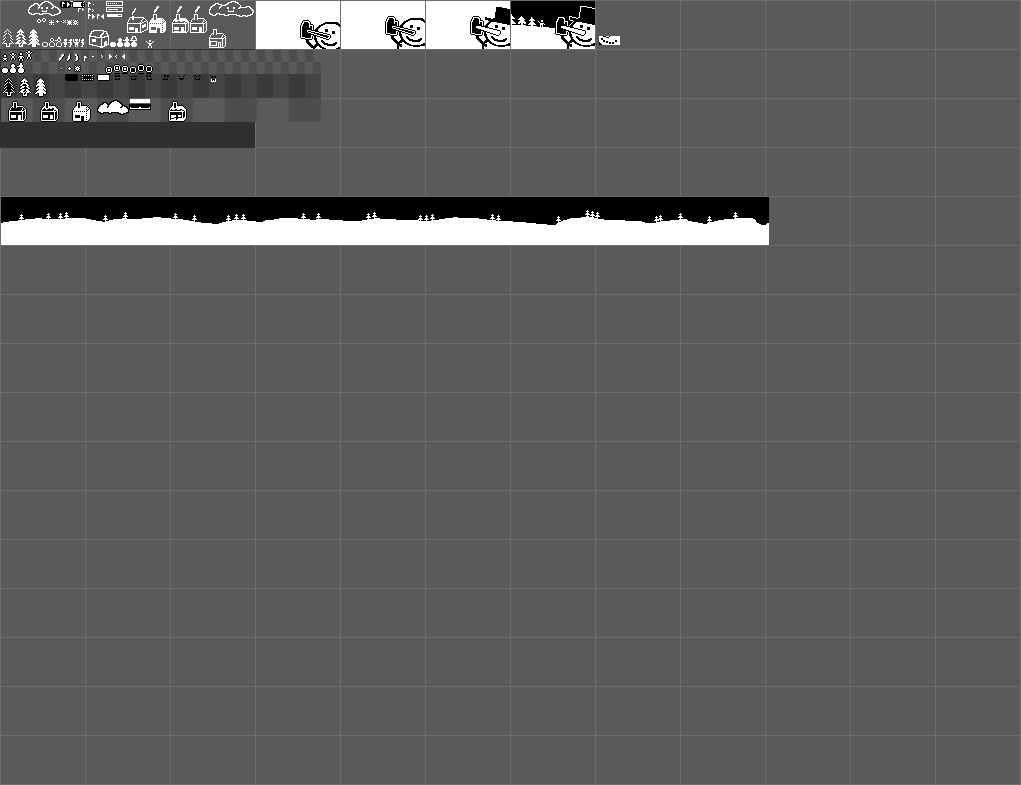
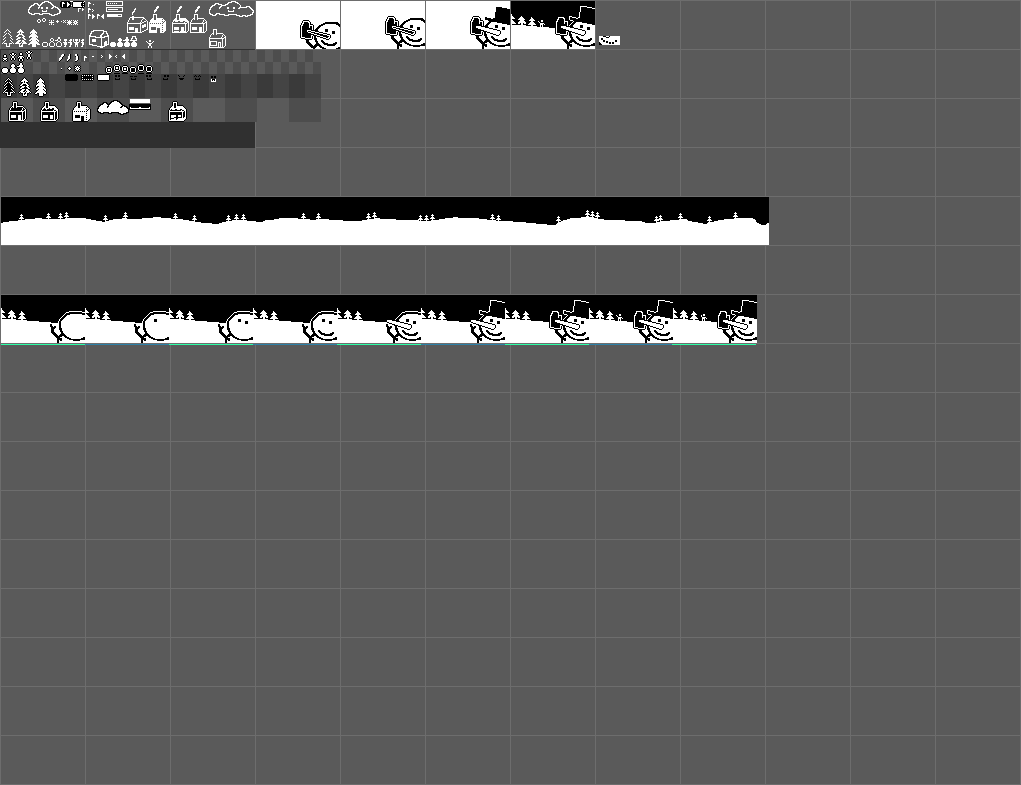
The second 1021×785 image is a revision of the first. Changes to its layers:
painted on "Layer" over (x1=1, y1=295, x2=757, y2=345)
